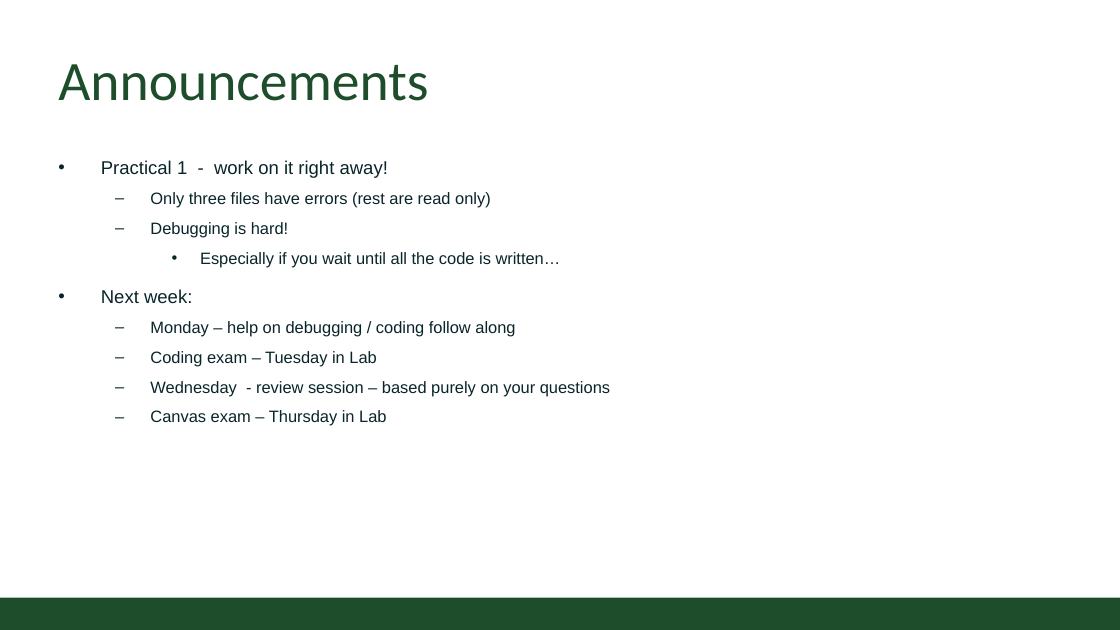
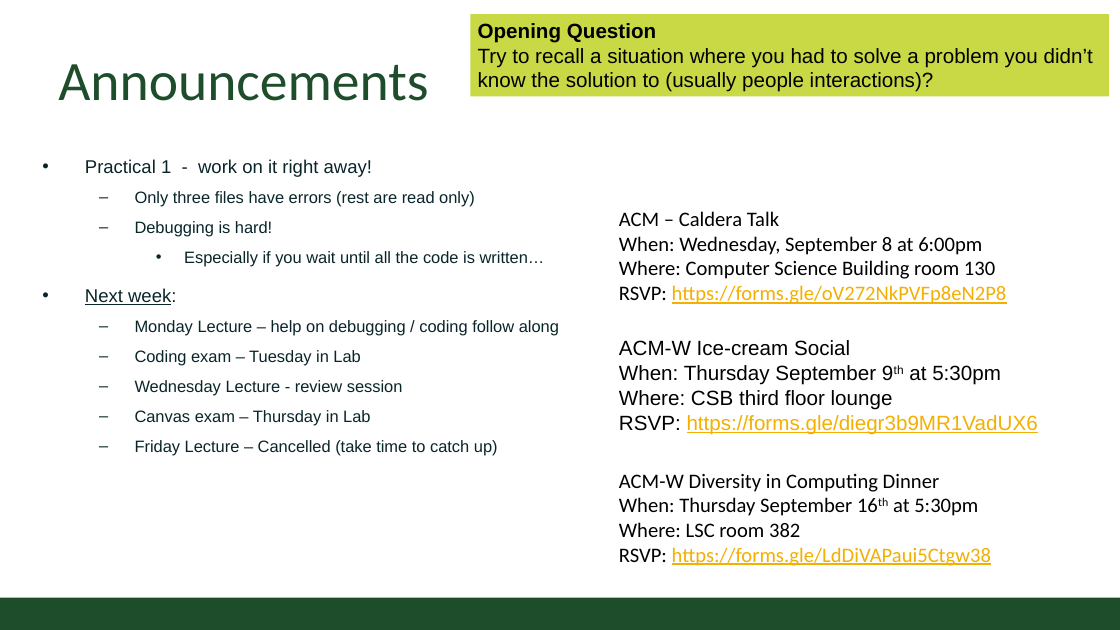
Before and after one commit to CSU-CompSci-CS163-4/Handouts, a slide deck: slide 2 of slides/On-Campus/03_01_Branching.pptx. Drawn at 1120x630 pixels with LibreOffice and Linux fonts; fonts in the diff are those of the drawing; background and template pictures are left out. Boxes give left, top, right and bottom in pixels: in the first picture for what was removed or moved away, otherwise in the second. Text is boxed around its words. In the diff, an @@ line names an element or a change of style, - is before the commit and + after.

```diff
--- a/slides/On-Campus/03_01_Branching.pptx
+++ b/slides/On-Campus/03_01_Branching.pptx
@@ rectangle added at [471, 14, 1110, 96], fill #C9D845, 20 pt, text #000000 @@
+Opening Question
+Try to recall a situation where you had to solve a problem you didn’t know the solution to (usually people interactions)?
@@ text "Practical 1 - work on ...": place and size @@
-text "Practical 1 - work on ..." at [101, 160, 610, 426]
+text "Practical 1 - work on ..." at [85, 159, 559, 455]
@@ text added at [619, 211, 1007, 304], 20 pt, text #000000 @@
+ACM – Caldera Talk
+When: Wednesday, September 8 at 6:00pm
+Where: Computer Science Building room 130
+RSVP: https://forms.gle/oV272NkPVFp8eN2P8
@@ text at [85, 288, 176, 305]: underline on in "Next week:" @@
@@ text at [135, 320, 559, 336]: text changed @@
-  – Monday – help on debugging / coding follow along
+  – Monday Lecture – help on debugging / coding follow along
@@ text added at [619, 340, 1038, 434], 20 pt, text #000000 @@
+ACM-W Ice-cream Social
+When: Thursday September 9th at 5:30pm
+Where: CSB third floor lounge
+RSVP: https://forms.gle/diegr3b9MR1VadUX6
@@ text at [135, 380, 403, 395]: text changed @@
-  – Wednesday - review session – based purely on your questions
+  – Wednesday Lecture - review session
@@ text at [135, 440, 498, 455]: paragraph added @@
+  – Friday Lecture – Cancelled (take time to catch up)
@@ text added at [619, 474, 991, 566], 20 pt, text #000000 @@
+ACM-W Diversity in Computing Dinner
+When: Thursday September 16th at 5:30pm
+Where: LSC room 382
+RSVP: https://forms.gle/LdDiVAPaui5Ctgw38
```
Also in this commit, not shown: 2 slides added, 1 other file.
